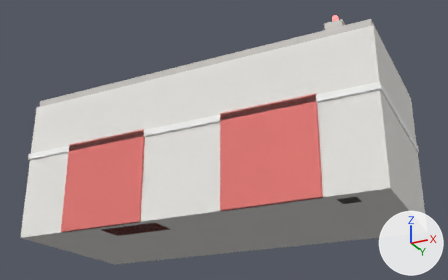
Two versions of the glTF model ClientWeb/src/assets/models/civic/fire_station.glb, one commit apart.
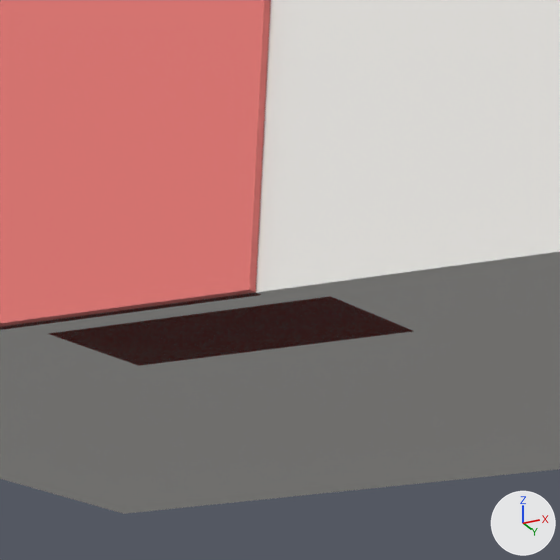
Old and new are each drawn whole from a 50 mm camera at (1.332, -2.629, -0.692) aimed at (0.025, -0.014, 0.484) and again close up on the part from 20% to 45% of the width and 59% to 98% of the height. Lighting does not change. The marker at lower right points along +X, +Y and +Z. The first two pictures are the older version. Vertices at exactly the same position are counted once.

The scene before the commit, as lines of its bpy script (objects in view):
```python
me_cube = bpy.data.meshes.new('Cube')
me_cube.from_pydata(...)  # 142 vertices, 244 faces; spans x -0.91..0.91, y -0.4..0.4, z 0.0..0.85
me_cube.materials.append(mat_mainbuilding_mat)  # white #edebe7
me_cube.materials.append(mat_whiteband_mat)  # white #fbfbf8
me_cube.materials.append(mat_garagedoor_0_mat)  # pink #e57873
me_cube.materials.append(mat_garagedoor_1_mat)  # pink #e57873
me_cube.materials.append(mat_roof_mat)  # light grey #ccc8c4
me_cube.materials.append(mat_poletower_mat)  # light grey #ccc8c4
me_cube.materials.append(mat_lamprod_mat)  # dark grey #666666
me_cube.materials.append(mat_warnlamp_mat)  # red #ff7878, glowing red #ff7878
me_cube.materials.append(mat_firetruckbody_mat)  # pink #e57873
me_cube.materials.append(mat_firetruckcab_mat)  # pink #e57873
ob_firestation = bpy.data.objects.new('FireStation', me_cube)
ob_firestation.location = (0.0, 0.0, 0.0)
```
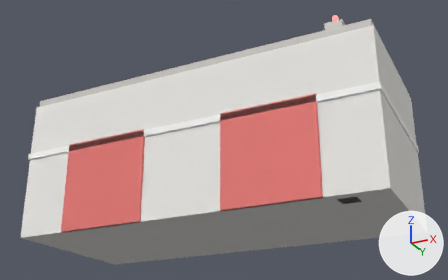
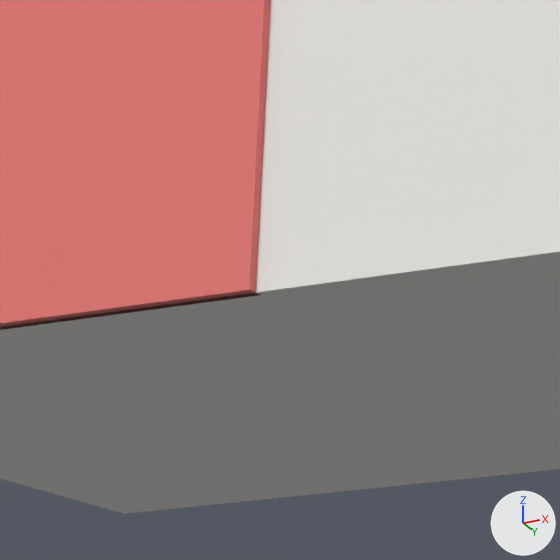
Pixel boxes (x1, y1, x2, y2) of what changed, in the close-ups (560 x 560 px):
part 1 of me_cube, deleted
    before: (48, 296, 413, 366)

Patch to the scene script:
```diff
--- a/ClientWeb/src/assets/models/civic/fire_station.glb.py
+++ b/ClientWeb/src/assets/models/civic/fire_station.glb.py
@@ me_cube @@
 # used by ob_firestation; location = (0.0, 0.0, 0.0)
-me_cube.from_pydata(...)  # 142 vertices, 244 faces; spans x -0.91..0.91, y -0.4..0.4, z 0.0..0.85
+me_cube.from_pydata(...)  # 126 vertices, 220 faces; spans x -0.91..0.91, y -0.4..0.4, z 0.0..0.85
+# me_cube part 1: the loose piece of 8 vertices spanning x -0.45..-0.15, y -0.35..-0.21, z 0.0..0.13 is deleted
+# other edits to the shape of me_cube do not show in these pictures
 me_cube.materials.append(mat_mainbuilding_mat)
@@ me_cube @@
 me_cube.materials.append(mat_warnlamp_mat)
-me_cube.materials.append(mat_firetruckbody_mat)  # pink #e57873
-me_cube.materials.append(mat_firetruckcab_mat)  # pink #e57873
```
